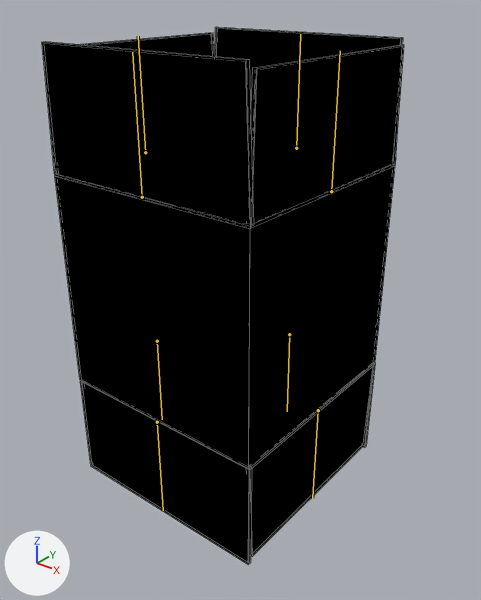
One commit to the Blender file microgames/break_down_boxes/opening_box.blend: the scene before it, then after it.
Both versions are drawn from a 50 mm lens placed at (3.52, -4.25, 2.45), pointed at (-0.06, 0.23, -0.33). Lighting does not change. The marker at lower left points along +X, +Y and +Z. The bones that bend it are drawn over the model as lines. Mesh edges are drawn as thin lines.

Objects in the first picture: 'BoxMesh'.
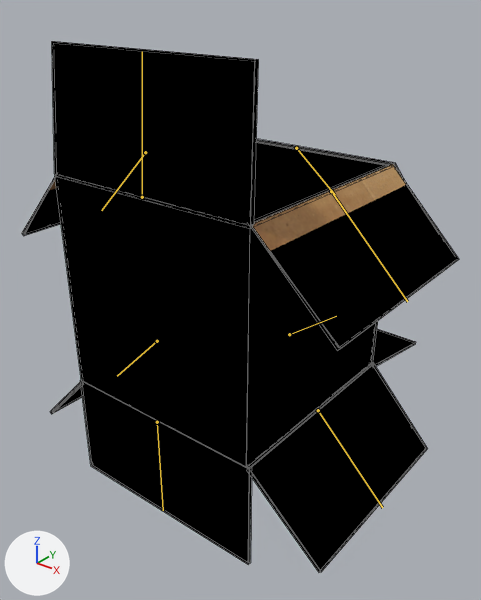
The newer file adds an action. The first version stands in its rest pose; the second is drawn at frame 16 of the action 'side_open_alt'.

Edits to the scene script, one JSON object a line:
```json
{"block": "bone_top_l", "where": "bone_top_l = bpy.data.objects['Armature'].pose.bones['top.L']"}
{"op": "set", "path": "bone_top_l.rotation_quaternion", "old": "(1.0, 0.0, 0.0, 0.0)", "new": "(0.383, 0.0, 0.0, -0.924)", "note": "degrees (0, 0, 0) -> degrees (0, 0, -135)"}
{"block": "bone_top_r", "where": "bone_top_r = bpy.data.objects['Armature'].pose.bones['top.R']"}
{"op": "set", "path": "bone_top_r.rotation_quaternion", "old": "(1.0, 0.0, 0.0, 0.0)", "new": "(0.383, 0.0, 0.0, 0.924)", "note": "degrees (0, 0, 0) -> degrees (0, 0, 135)"}
{"block": "bone_top_f", "where": "bone_top_f = bpy.data.objects['Armature'].pose.bones['top.F']"}
{"op": "set", "path": "bone_top_f.rotation_quaternion", "old": "(1.0, 0.0, 0.0, 0.0)", "new": "(0.423, -0.906, 0.0, 0.0)", "note": "degrees (0, 0, 0) -> degrees (-130, 0, 0)"}
{"block": "bone_top_b", "where": "bone_top_b = bpy.data.objects['Armature'].pose.bones['top.B']"}
{"op": "set", "path": "bone_top_b.rotation_quaternion", "old": "(1.0, 0.0, 0.0, 0.0)", "new": "(0.999, -0.044, 0.0, 0.0)", "note": "degrees (0, 0, 0) -> degrees (-5, 0, 0)"}
{"block": "bone_bottom_r", "where": "bone_bottom_r = bpy.data.objects['Armature'].pose.bones['bottom.R']"}
{"op": "set", "path": "bone_bottom_r.rotation_quaternion", "old": "(1.0, 0.0, 0.0, 0.0)", "new": "(0.924, 0.383, 0.0, 0.0)", "note": "degrees (0, 0, 0) -> degrees (45, 0, 0)"}
{"block": "bone_bottom_l", "where": "bone_bottom_l = bpy.data.objects['Armature'].pose.bones['bottom.L']"}
{"op": "set", "path": "bone_bottom_l.rotation_quaternion", "old": "(1.0, 0.0, 0.0, 0.0)", "new": "(0.924, -0.383, 0.0, 0.0)", "note": "degrees (0, 0, 0) -> degrees (-45, 0, 0)"}
{"block": "bone_bottom_f", "where": "bone_bottom_f = bpy.data.objects['Armature'].pose.bones['bottom.F']"}
{"op": "set", "path": "bone_bottom_f.rotation_quaternion", "old": "(1.0, 0.0, 0.0, 0.0)", "new": "(0.766, 0.0, 0.0, -0.643)", "note": "degrees (0, 0, 0) -> degrees (0, 0, -80)"}
```

Boxes [x1, y1, x2, y2] around the edits, measured in the pictures (481 x 600 px):
```json
{"object": "BoxMesh", "change": "posed", "before": [42, 27, 404, 564], "after": [22, 41, 459, 572], "on screen": "21% wider"}
{"bone": "top.L", "before": "(331, 191) to (340, 50)", "after": "(331, 191) to (407, 301)"}
{"bone": "top.R", "before": "(145, 152) to (138, 36)", "after": "(145, 152) to (101, 210)"}
{"bone": "top.F", "before": "(296, 148) to (300, 34)", "after": "(296, 148) to (335, 195)"}
{"bone": "top.B", "before": "(142, 197) to (132, 52)", "after": "(142, 197) to (142, 51)"}
{"bone": "bottom.R", "before": "(157, 341) to (162, 419)", "after": "(157, 341) to (117, 376)"}
{"bone": "bottom.L", "before": "(318, 410) to (312, 498)", "after": "(318, 410) to (382, 507)"}
{"bone": "bottom.F", "before": "(289, 334) to (287, 411)", "after": "(289, 334) to (336, 316)"}
```
